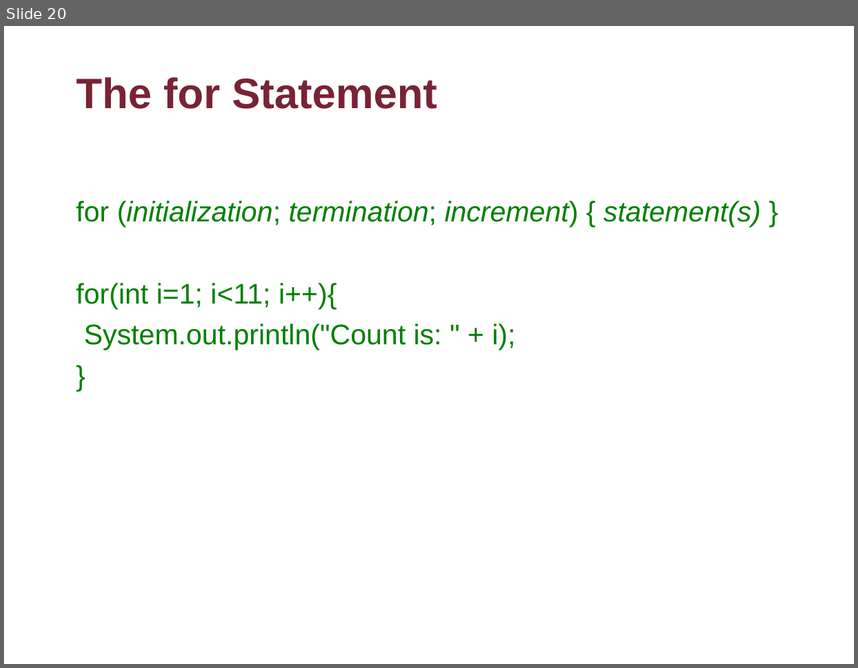
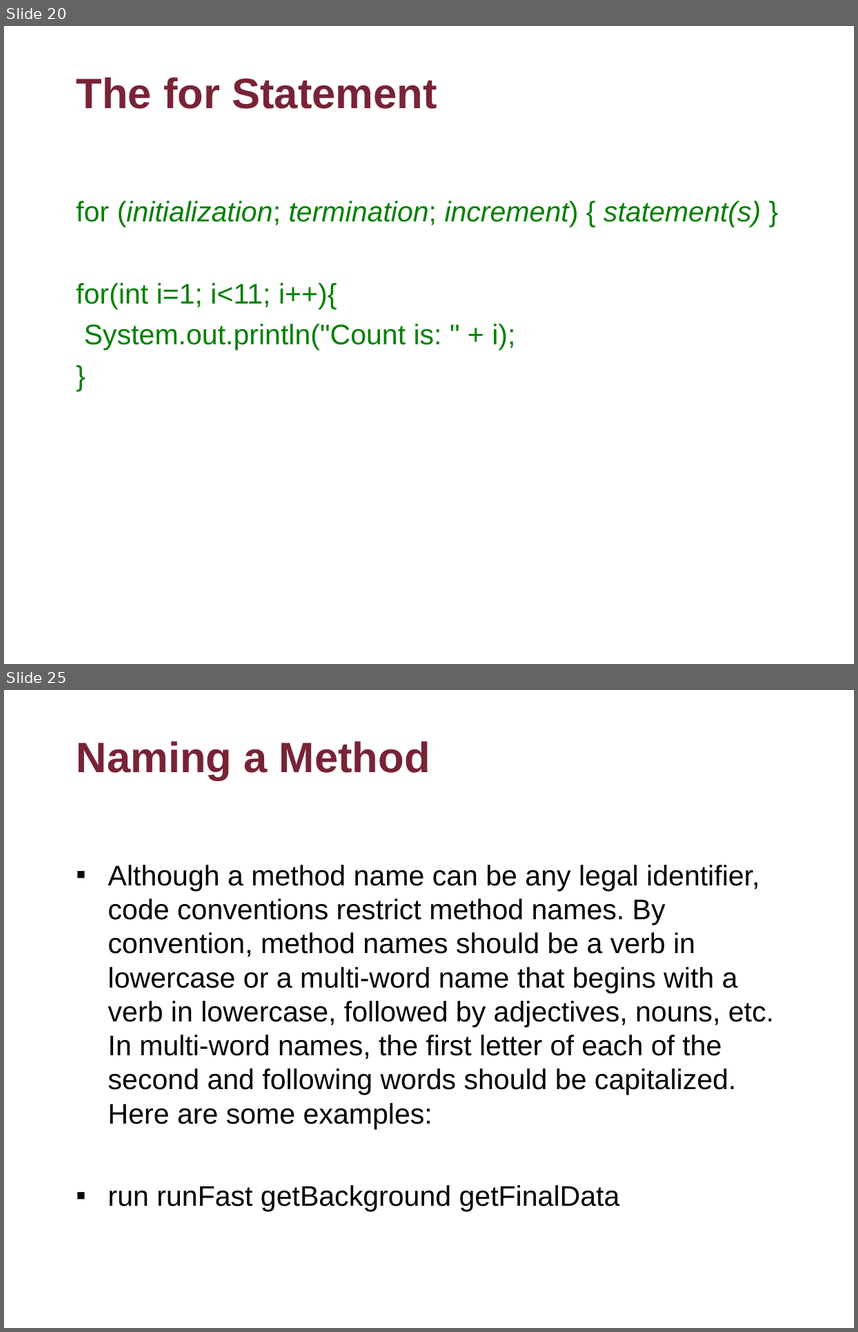
Before and after one commit to flyworker/java-workshop, a slide deck: Advanced Java Workshop-Concordia.ppt. Shown one above the other, each under a label of ours: slide 20 before the commit, slides 20 and 25 after it; the slides between them are not shown. The pictures are 858x668 and 858x1332 pixels, drawn with LibreOffice and Linux fonts; fonts in the diff are those of the drawing; background and template pictures are left out. Boxes give left, top, right and bottom in pixels: in the first picture for what was removed or moved away, otherwise in the second. Text is boxed around its words. In the diff, an @@ line names an element or a change of style, - is before the commit and + after.

```diff
--- a/Advanced Java Workshop-Concordia.ppt
+++ b/Advanced Java Workshop-Concordia.ppt
@@ slide 25 added at [4,690,854,1328], background picture (left out) @@
@@ title added at [76,741,430,780], 36 pt, text #782336, bold @@
+Naming a Method
@@ text added at [108,865,774,1211], 24 pt, text #000000 @@
+▪ Although a method name can be any legal identifier, code conventions restrict method names. By convention, method names should be a verb in lowercase or a multi-word name that begins with a verb in lowercase, followed by adjectives, nouns, etc. In multi-word names, the first letter of each of the second and following words should be capitalized. Here are some examples:
+▪ run runFast getBackground getFinalData
```
Also in this commit, not shown: 26 other slides added, 8 other files.
